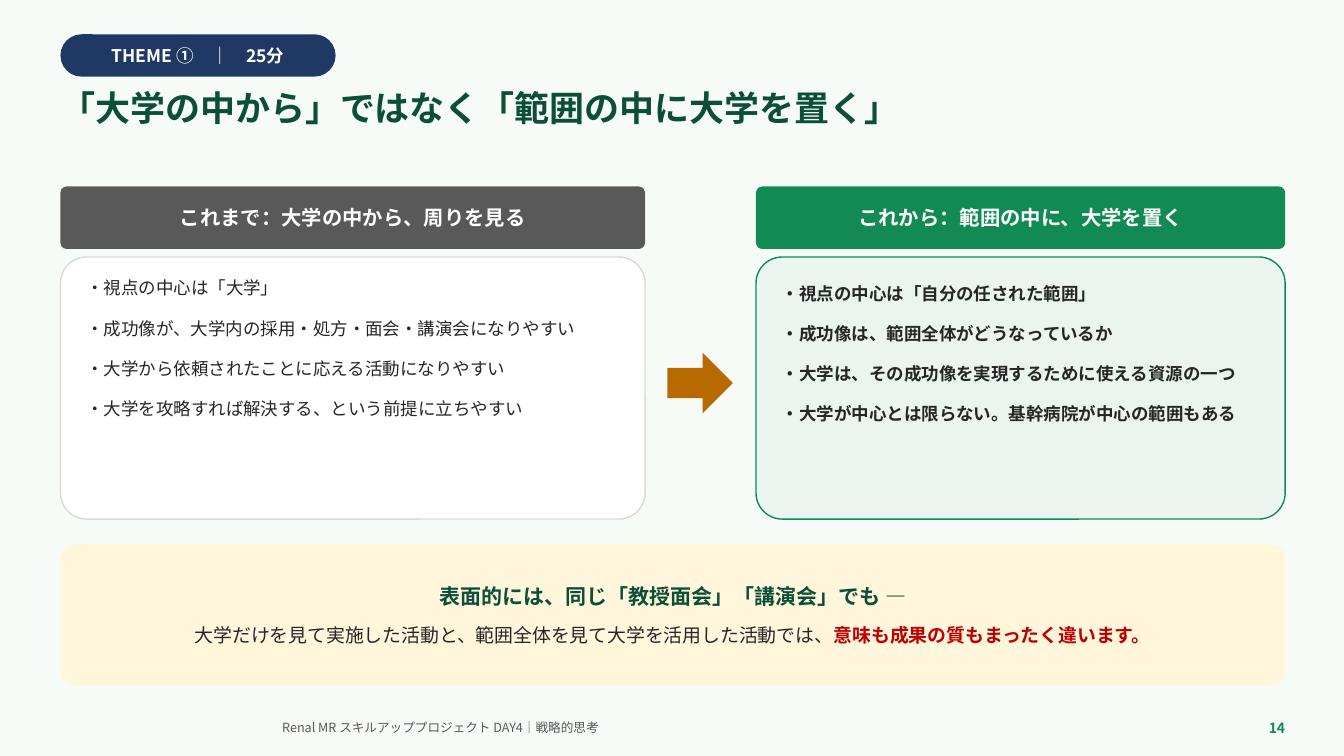
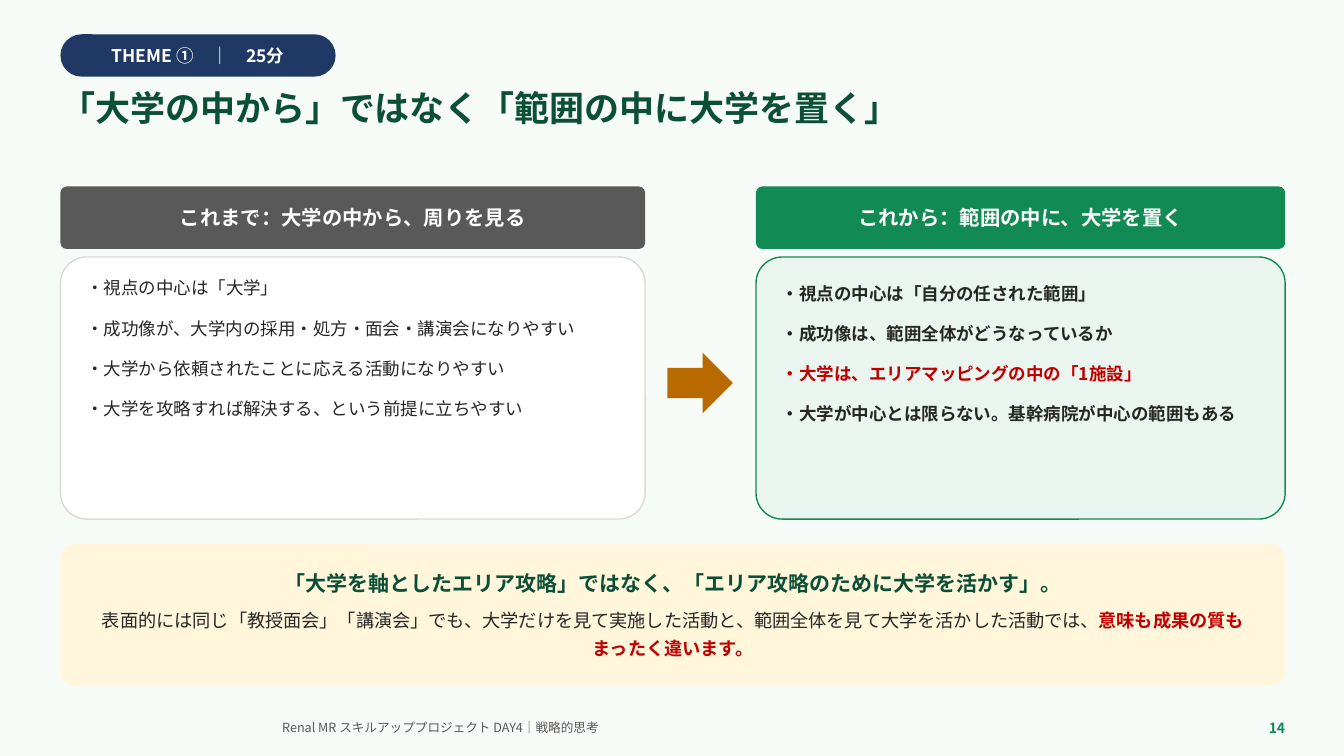
Before and after one commit to TAKUYA-1187/Claude, a slide deck: slide 14 of novartis_training/DAY4_ちょっと分かるだけで世界が変わる.pptx. Drawn at 1344x756 pixels with LibreOffice and Linux fonts; fonts in the diff are those of the drawing; background and template pictures are left out. Boxes give left, top, right and bottom in pixels: in the first picture for what was removed or moved away, otherwise in the second. Text is boxed around its words. In the diff, an @@ line names an element or a change of style, - is before the commit and + after.

```diff
--- a/novartis_training/DAY4_ちょっと分かるだけで世界が変わる.pptx
+++ b/novartis_training/DAY4_ちょっと分かるだけで世界が変わる.pptx
@@ text in rounded rectangle at [782,365,1142,382]: text changed; text colour #262626 to #C00000 @@
-・大学は、その成功像を実現するために使える資源の一つ
+・大学は、エリアマッピングの中の「1施設」
@@ text in rounded rectangle at [102,573,1244,657]: text changed; size 13.5 to 13 pt; bold off @@
-表面的には、同じ「教授面会」「講演会」でも —
-大学だけを見て実施した活動と、範囲全体を見て大学を活用した活動では、意味も成果の質もまったく違います。
+「大学を軸としたエリア攻略」ではなく、「エリア攻略のために大学を活かす」。
+表面的には同じ「教授面会」「講演会」でも、大学だけを見て実施した活動と、範囲全体を見て大学を活かした活動では、意味も成果の質もまったく違います。
```
Also in this commit, not shown: 19 other slides changed, 1 slide added, 2 other files.
